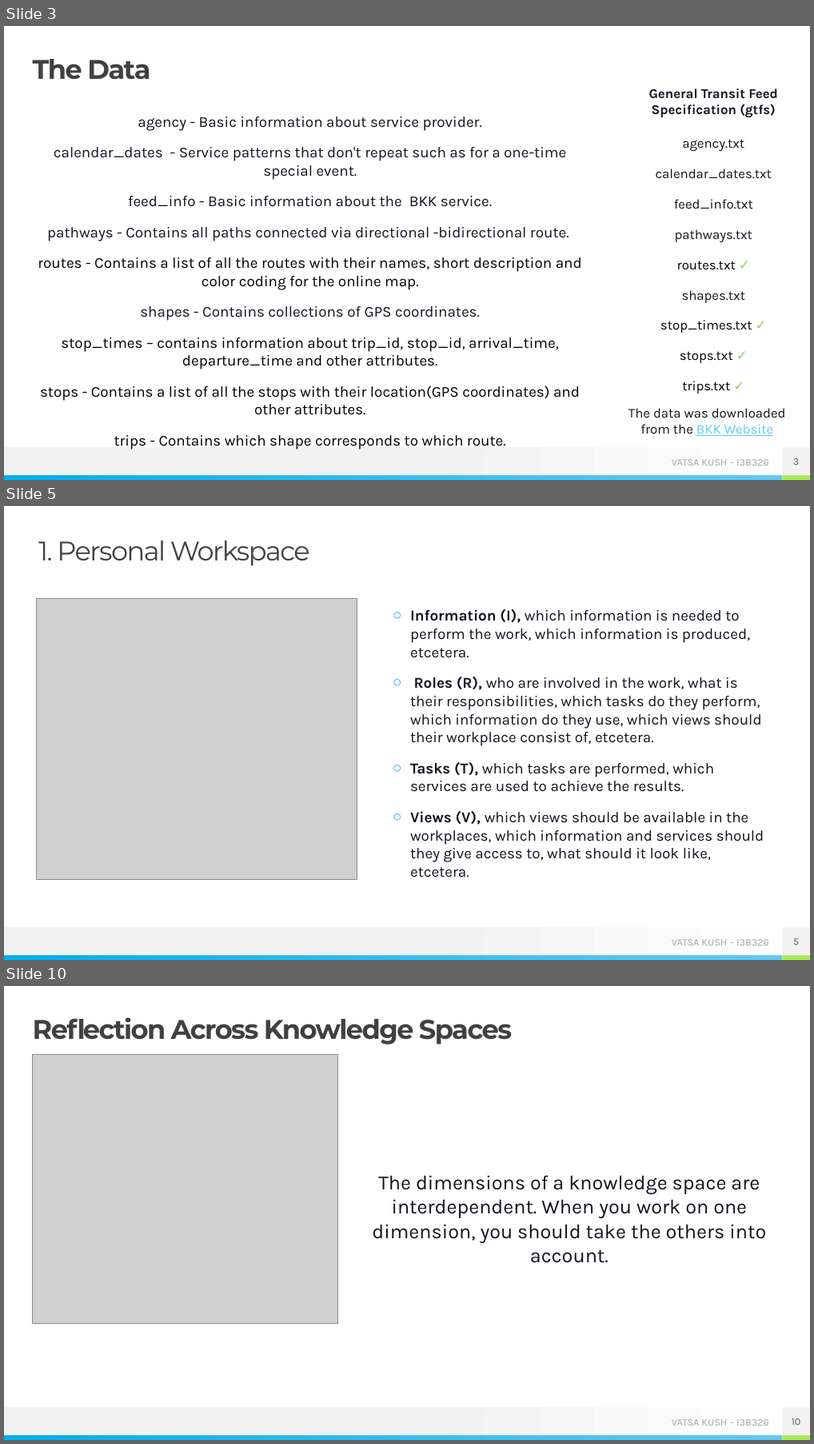
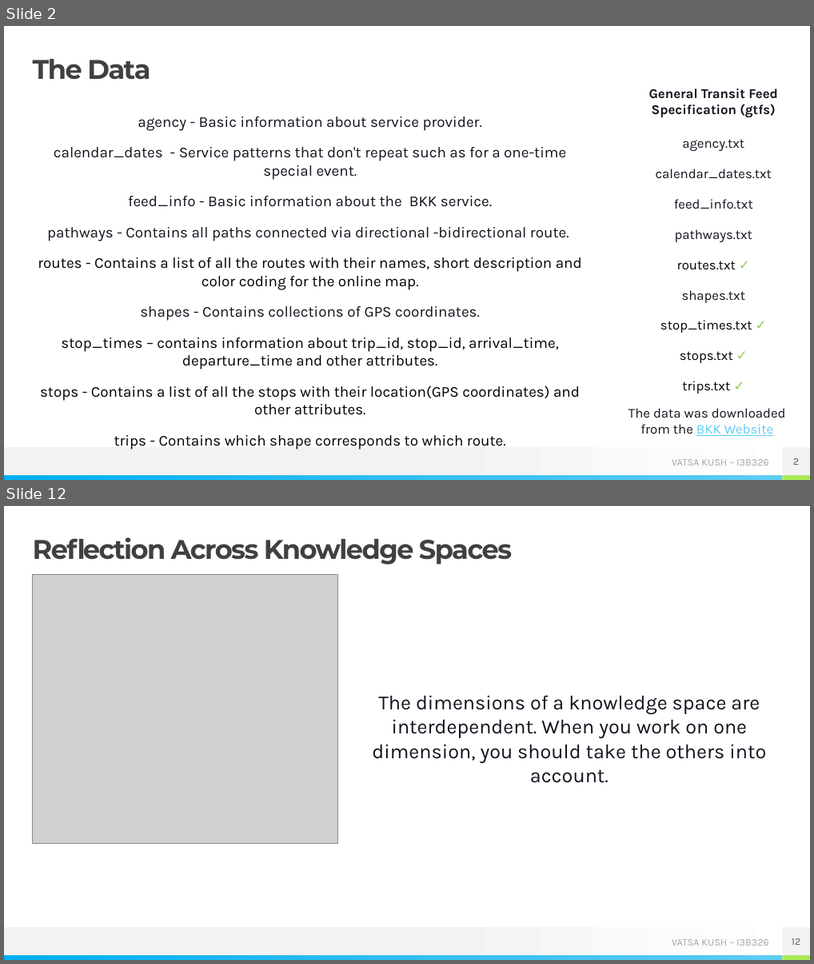
Before and after one commit to kushvatsa/ns_bkk_15, a slide deck: 15_I3B326_Vatsa_Kush.pptx. Shown one above the other, each under a label of ours: slides 3, 5 and 10 before the commit, slides 2 and 12 after it; the slides between them are not shown. The pictures are 814x1444 and 814x964 pixels, drawn with LibreOffice and Linux fonts; fonts in the diff are those of the drawing; grey boxes stand for pictures. Boxes give left, top, right and bottom in pixels: in the first picture for what was removed or moved away, otherwise in the second. Text is boxed around its words. In the diff, an @@ line names an element or a change of style, - is before the commit and + after.

```diff
--- a/15_I3B326_Vatsa_Kush.pptx
+++ b/15_I3B326_Vatsa_Kush.pptx
@@ slide 5 removed at bbox=[4, 506, 810, 960], background #FFFFFF; not listed: 4 template elements that a slide beside it also shows @@
@@ text removed at bbox=[38, 540, 310, 566] @@
-1. Personal Workspace
@@ picture removed at bbox=[36, 599, 358, 880] @@
@@ text removed at bbox=[410, 609, 765, 877] @@
-○ Information (I), which information is needed to perform the work, which information is produced, etcetera.
-○ Roles (R), who are involved in the work, what is their responsibilities, which tasks do they perform, which information do they use, which views should their workplace consist of, etcetera.
-○ Tasks (T), which tasks are performed, which services are used to achieve the results.
-○ Views (V), which views should be available in the workplaces, which information and services should they give access to, what should it look like, etcetera.
@@ page number removed at bbox=[782, 927, 810, 955] @@
-5
@@ what was slide 3 is now slide 2 @@
@@ page number at bbox=[794, 458, 799, 464]: text changed @@
-3
+2
@@ what was slide 10 is now slide 12 @@
@@ page number at bbox=[792, 938, 801, 944]: text changed @@
-10
+12
```
Also in this commit, not shown: 5 slides changed, 6 slides added, 4 other slides removed, 9 other files.
